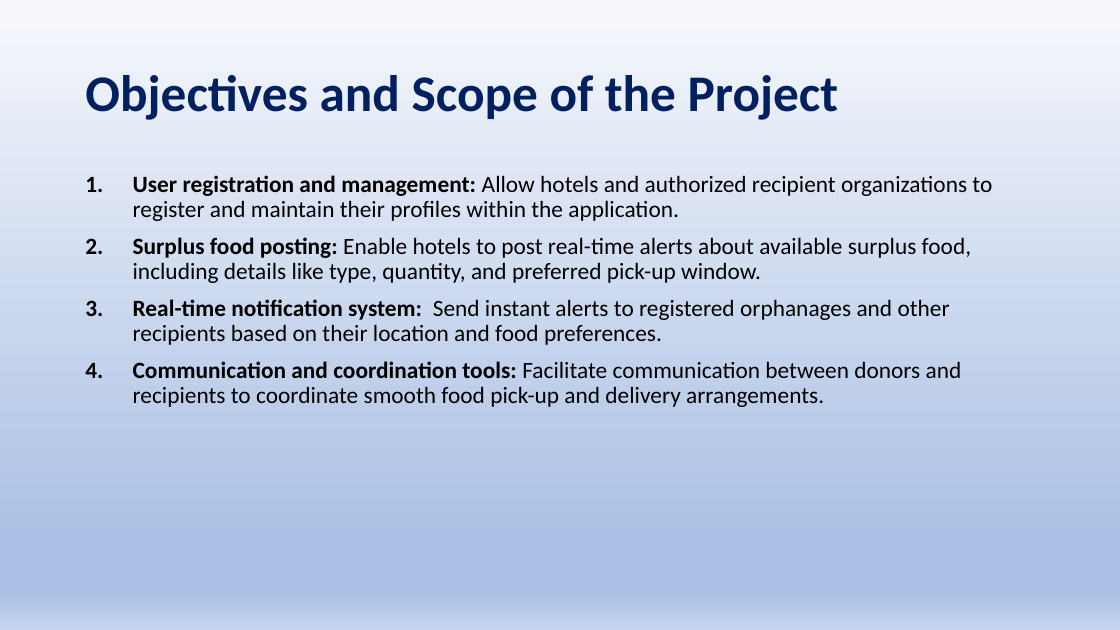
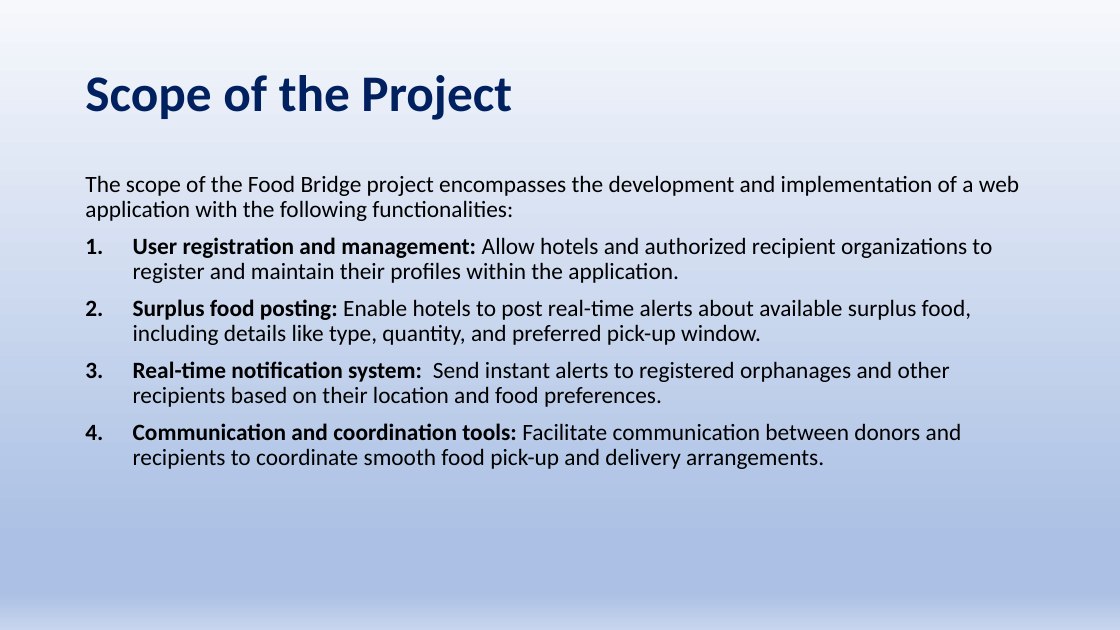
Before and after one commit to Sriram-V-99/MCA-Project-, a slide deck: slide 6 of FoodBridge.pptx. Drawn at 1120x630 pixels with LibreOffice and Linux fonts; fonts in the diff are those of the drawing. Boxes give left, top, right and bottom in pixels: in the first picture for what was removed or moved away, otherwise in the second. Text is boxed around its words. In the diff, an @@ line names an element or a change of style, - is before the commit and + after.

```diff
--- a/FoodBridge.pptx
+++ b/FoodBridge.pptx
@@ title at [85,75,512,120]: text changed @@
-Objectives and Scope of the Project
+Scope of the Project
@@ text at [85,175,1019,221]: paragraph added @@
+The scope of the Food Bridge project encompasses the development and implementation of a web application with the following functionalities:
```
Also in this commit, not shown: 5 other slides changed.
